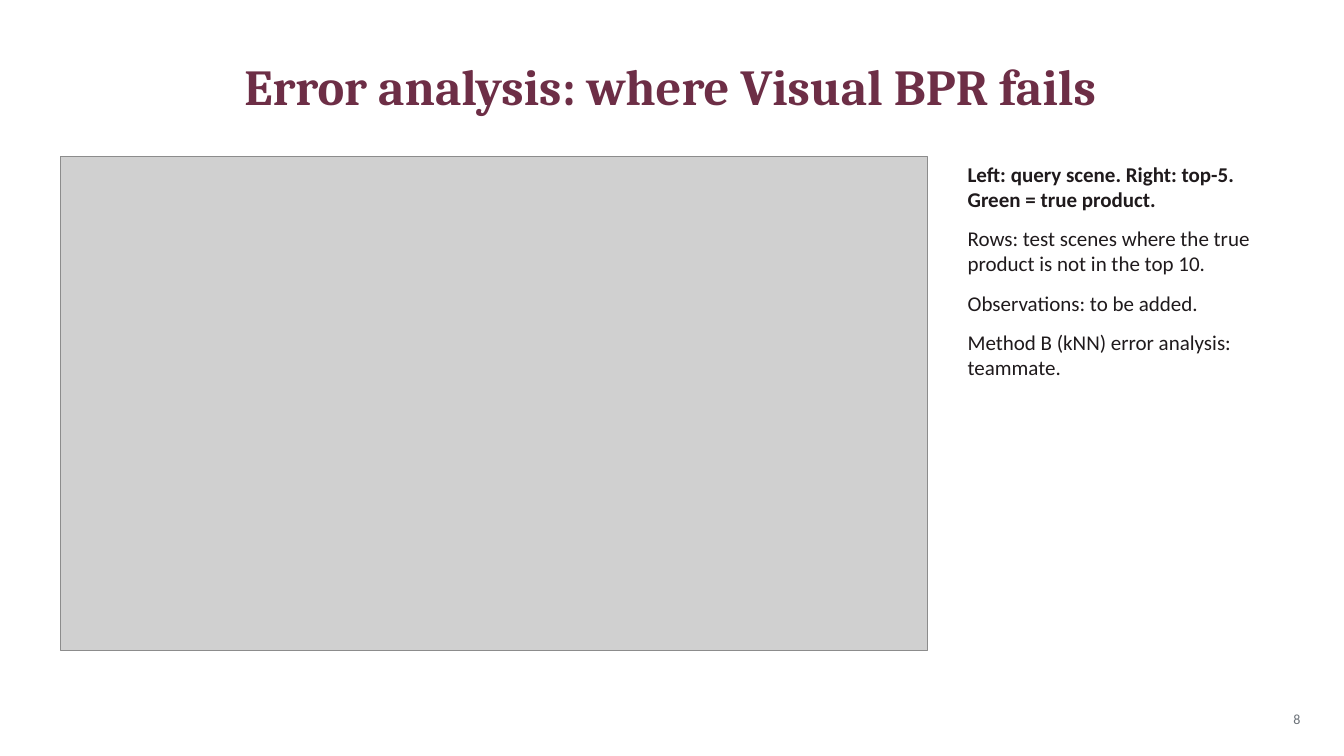
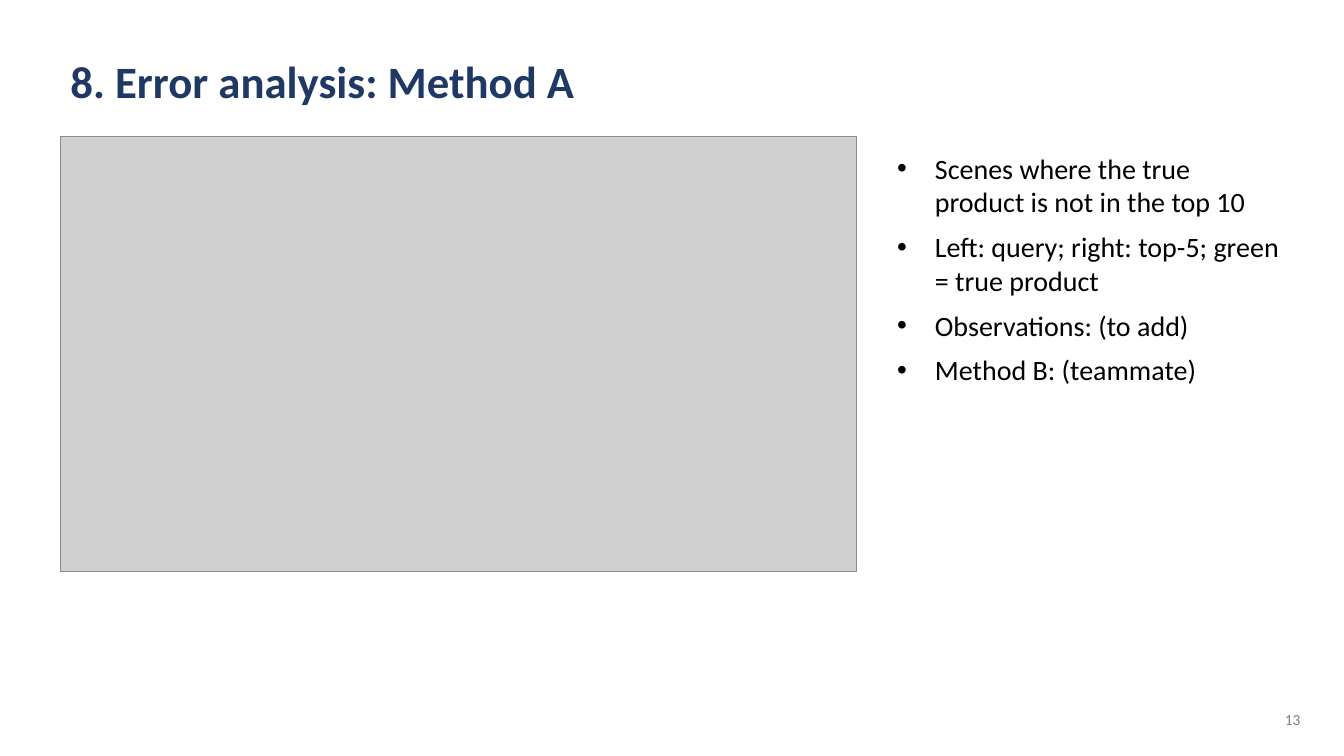
Before and after one commit to raw012/PInterest-Recommender-System, a slide deck: slide 13 of slides.pptx (slide 8 before the commit). Drawn at 1344x756 pixels with LibreOffice and Linux fonts; fonts in the diff are those of the drawing; grey boxes stand for pictures. Boxes give left, top, right and bottom in pixels: in the first picture for what was removed or moved away, otherwise in the second. Text is boxed around its words. In the diff, an @@ line names an element or a change of style, - is before the commit and + after.

```diff
--- a/slides.pptx
+++ b/slides.pptx
@@ title at (x1=70, y1=66, x2=574, y2=105): text changed; size 36 to 32 pt; font Cambria to Calibri; text colour #6D2E46 to #1F3864 @@
-Error analysis: where Visual BPR fails
+8. Error analysis: Method A
@@ picture resized from (x1=60, y1=156, x2=928, y2=650) to (x1=60, y1=136, x2=857, y2=572) @@
@@ text at (x1=935, y1=159, x2=1279, y2=384): text changed; size 15 to 20 pt; text colour #1F1A1C to #000000 @@
-Left: query scene. Right: top-5. Green = true product.
-Rows: test scenes where the true product is not in the top 10.
-Observations: to be added.
-Method B (kNN) error analysis: teammate.
+• Scenes where the true product is not in the top 10
+• Left: query; right: top-5; green = true product
+• Observations: (to add)
+• Method B: (teammate)
@@ page number at (x1=1285, y1=715, x2=1301, y2=725): text changed; size 10 to 11 pt; text colour #6B7178 to #7F7F7F @@
-8
+13
```
Also in this commit, not shown: 2 other slides changed, 12 slides added, 6 slides removed.
